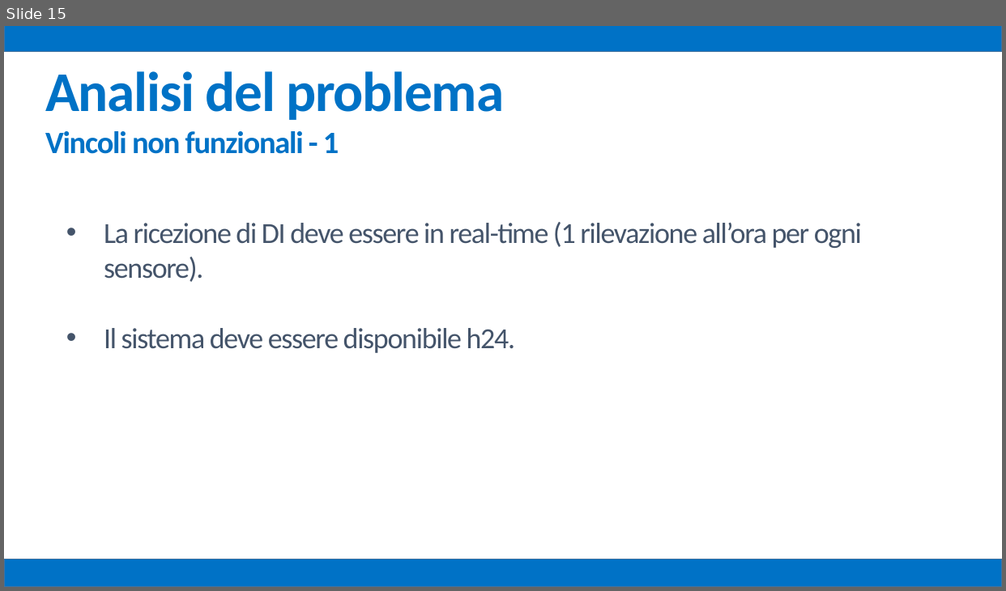
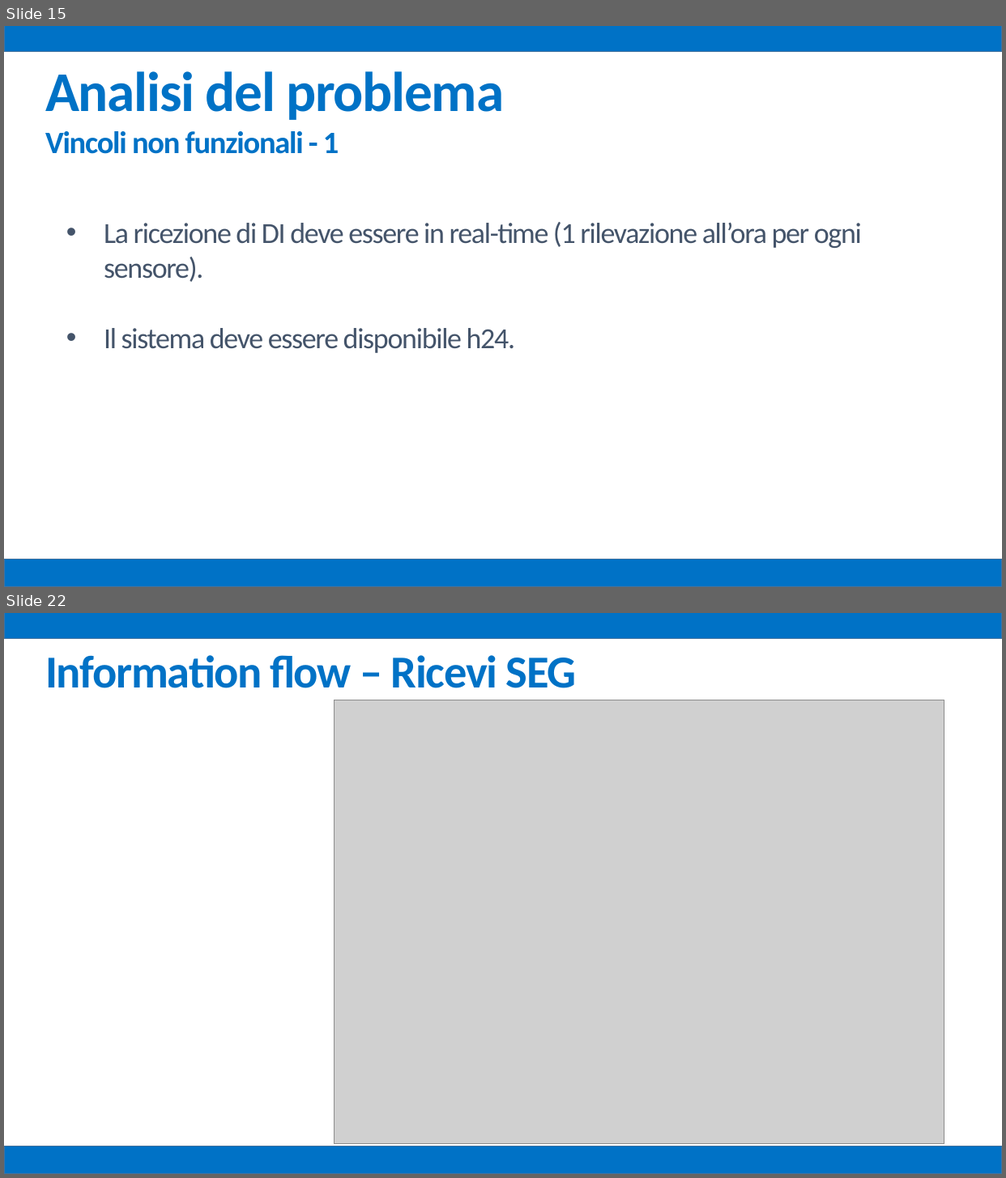
Before and after one commit to mz1991/ProgettoFebbraio2015, a slide deck: Febbraio 2015.pptx. Shown one above the other, each under a label of ours: slide 15 before the commit, slides 15 and 22 after it; the slides between them are not shown. The pictures are 1006x591 and 1006x1178 pixels, drawn with LibreOffice and Linux fonts; fonts in the diff are those of the drawing; grey boxes stand for pictures. Boxes give left, top, right and bottom in pixels: in the first picture for what was removed or moved away, otherwise in the second. Text is boxed around its words. In the diff, an @@ line names an element or a change of style, - is before the commit and + after.

```diff
--- a/Febbraio 2015.pptx
+++ b/Febbraio 2015.pptx
@@ slide 22 added at <box>4,613,1002,1174</box>, background #FFFFFF @@
@@ rectangle added at <box>4,613,1002,639</box>, fill #0072C6, outline #43739E 1 pt @@
@@ text added at <box>45,655,577,688</box>, 44 pt, text #0072C6, bold @@
+Information flow – Ricevi SEG
@@ picture added at <box>334,700,944,1144</box> @@
@@ rectangle added at <box>4,1146,1002,1174</box>, fill #0072C6, outline #43739E 1 pt @@
```
Also in this commit, not shown: 2 slides changed, 18 other slides added, 6 other files.
